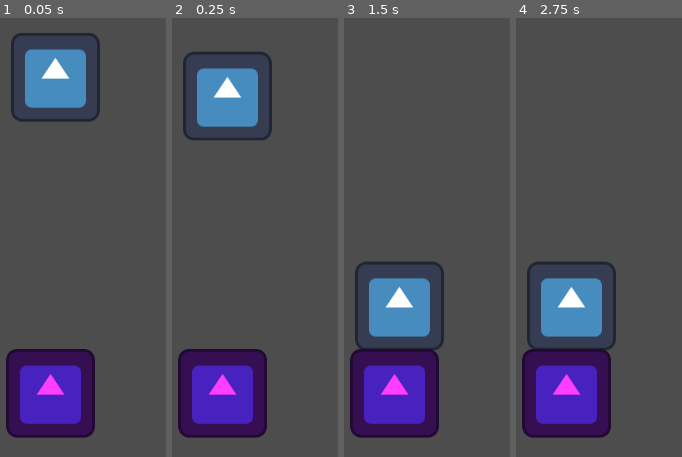
Above: before the commit, frames 1-4 (left to right).
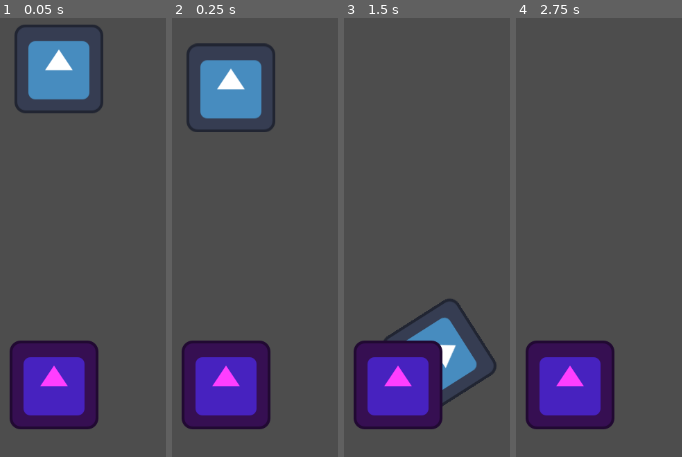
Above: after the commit, the same moments.

Repository: javierdkn/proyecto-de-juego
Game: Godot game, scene res://escena 1/juego_godot.tscn
Same seed, same stepped clock (60 frames per second), same inputs: the game is played once before the commit and once after it. The engine's default icon, where the game draws it, is replaced by a stand-in: a white triangle on a blue panel in a dark square.
Inputs:
- Up to frame 1 (0.05 s): no input
- Up to frame 2 (0.25 s): no input
- Up to frame 3 (1.5 s): no input
- Up to frame 4 (2.75 s): no input

The runs differ from the first frame. In frame 1, 12% of the frame differs, in the area x 3-63%, y 1-96%; in frame 2, 12%; in frame 3, 15%, in the area x 3-92%, y 55-96%; in frame 4, 12%.

Commit message:
intento 4

Diff:
--- a/escena 1/juego_godot.tscn
+++ b/escena 1/juego_godot.tscn
@@ -5,8 +5,7 @@
 [sub_resource type="RectangleShape2D" id="RectangleShape2D_08blv"]
 size = Vector2(124, 136)
 
-[sub_resource type="RectangleShape2D" id="RectangleShape2D_swjje"]
-size = Vector2(124, 123)
+[sub_resource type="CircleShape2D" id="CircleShape2D_08blv"]
 
 [node name="Node2D" type="Node2D" unique_id=1533598307]
 
@@ -21,7 +20,7 @@
 shape = SubResource("RectangleShape2D_08blv")
 
 [node name="Camera2D" type="Camera2D" parent="." unique_id=583414546]
-position = Vector2(-722, 441)
+position = Vector2(-727, 453)
 
 [node name="StaticBody2D" type="StaticBody2D" parent="." unique_id=1948533997]
 position = Vector2(-723, 657)
@@ -33,4 +32,4 @@
 
 [node name="CollisionShape2D" type="CollisionShape2D" parent="StaticBody2D" unique_id=1051547132]
 position = Vector2(-10, 14.5)
-shape = SubResource("RectangleShape2D_swjje")
+shape = SubResource("CircleShape2D_08blv")
